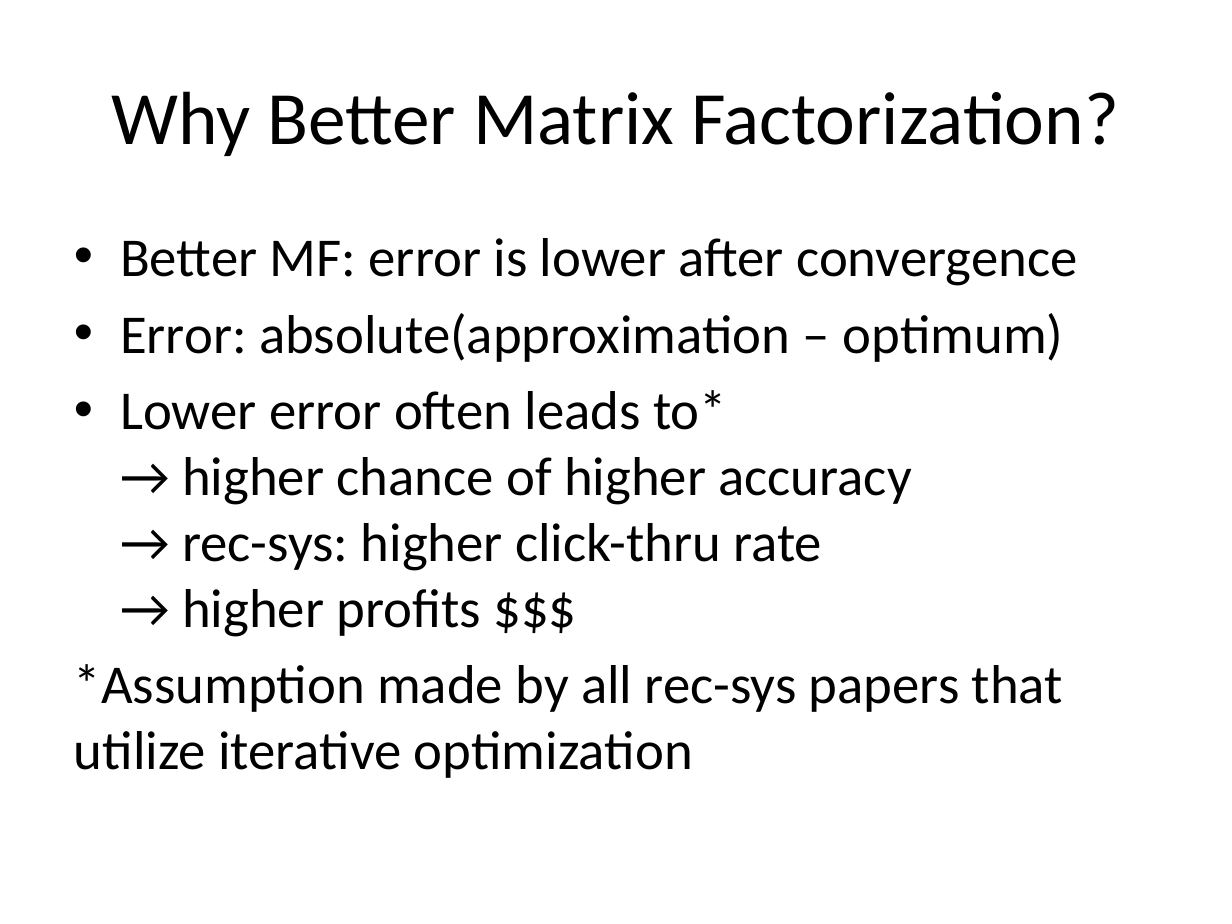
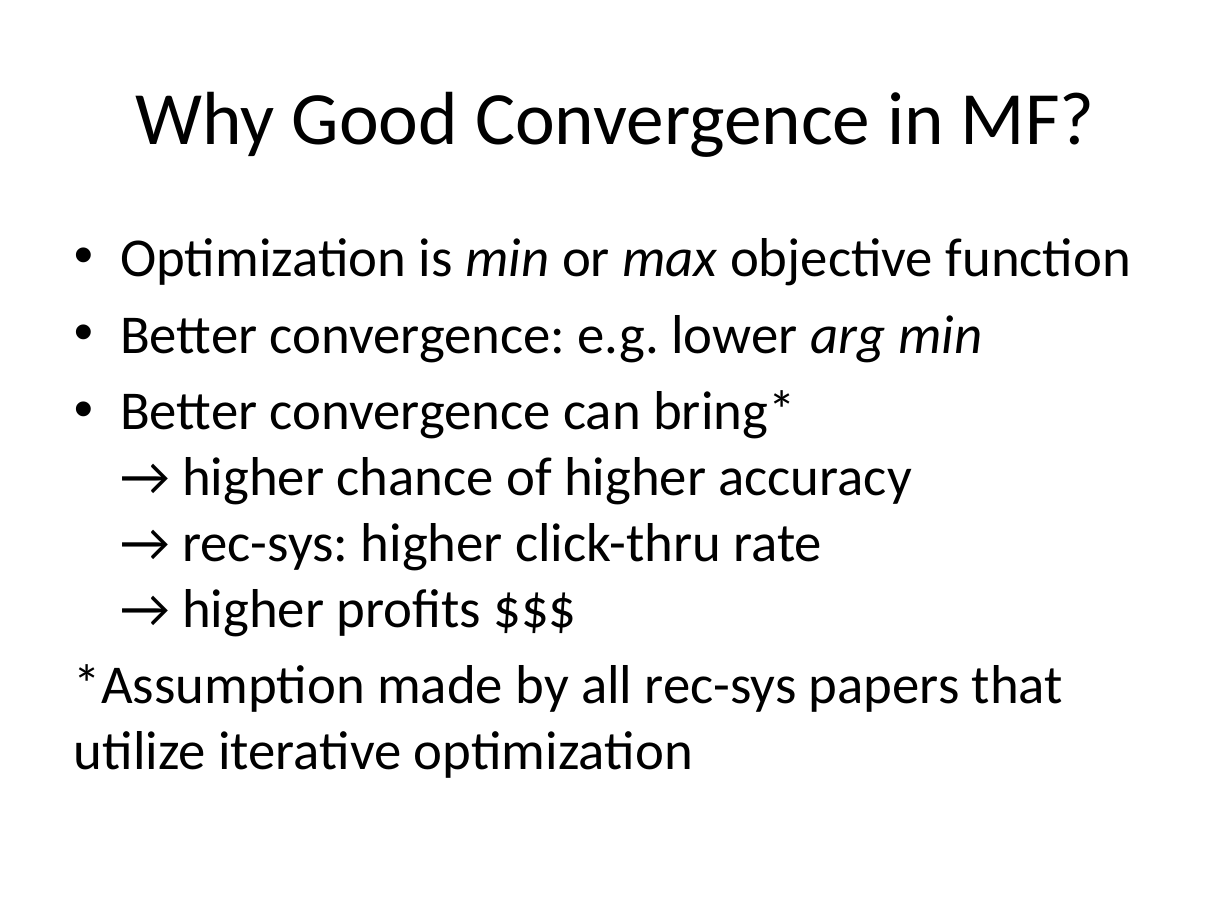
Before and after one commit to jamestklo/MatrixFactorizationMatlab, a slide deck: slide 6 of cs534L-SAGmf.pptx (slide 4 before the commit). Drawn at 1232x924 pixels with LibreOffice and Linux fonts; fonts in the diff are those of the drawing. Boxes give left, top, right and bottom in pixels: in the first picture for what was removed or moved away, otherwise in the second. Text is boxed around its words. In the diff, an @@ line names an element or a change of style, - is before the commit and + after.

```diff
--- a/cs534L-SAGmf.pptx
+++ b/cs534L-SAGmf.pptx
@@ title at [136, 91, 1095, 157]: text changed @@
-Why Better Matrix Factorization?
+Why Good Convergence in MF?
@@ text at [120, 238, 1131, 637]: text changed @@
-• Better MF: error is lower after convergence
-• Error: absolute(approximation – optimum)
-• Lower error often leads to*
-  → higher chance of higher accuracy
-  → rec-sys: higher click-thru rate
-  → higher profits $$$
+• Optimization is min or max objective function
+• Better convergence: e.g. lower arg min
+• Better convergence can bring*
+  → higher chance of higher accuracy
+  → rec-sys: higher click-thru rate
+  → higher profits $$$
```
Also in this commit, not shown: 23 other slides changed, 20 slides added, 5 slides removed, 1 other file.
